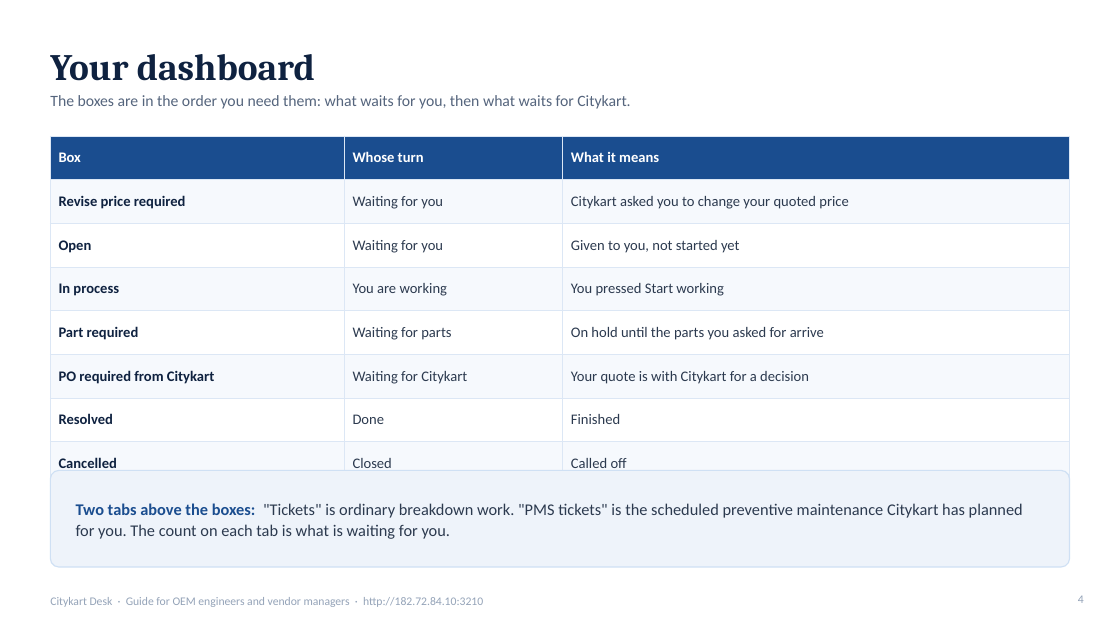
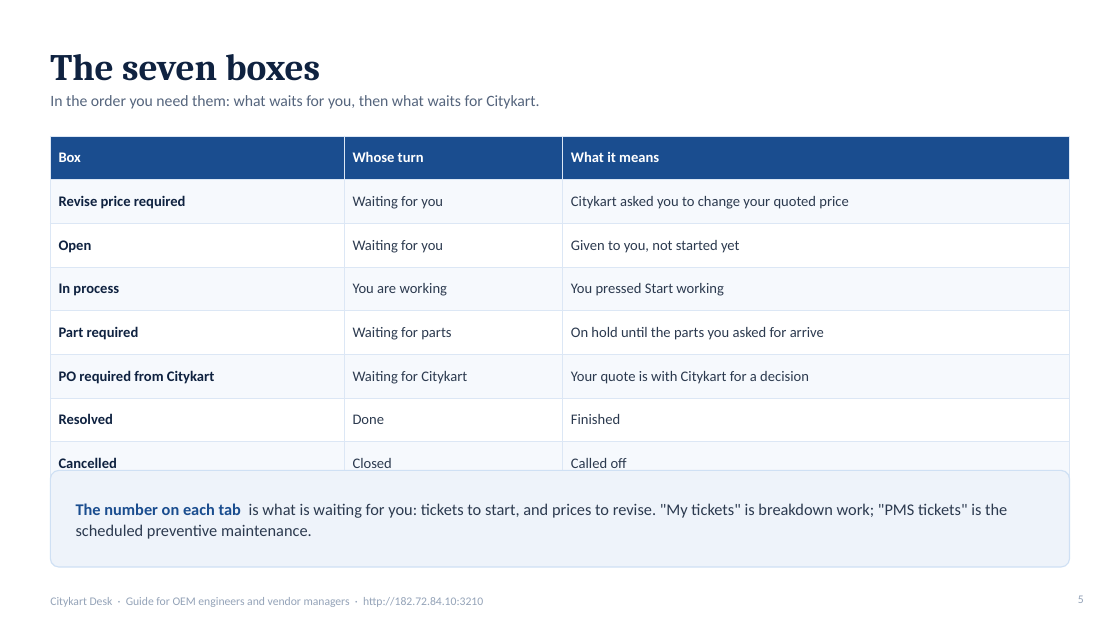
Before and after one commit to kumarsuraj84/Citykartdesk, a slide deck: slide 5 of docs/guides/CKDesk-Guide-for-Vendors.pptx (slide 4 before the commit). Drawn at 1120x630 pixels with LibreOffice and Linux fonts; fonts in the diff are those of the drawing. Boxes give left, top, right and bottom in pixels: in the first picture for what was removed or moved away, otherwise in the second. Text is boxed around its words. In the diff, an @@ line names an element or a change of style, - is before the commit and + after.

```diff
--- a/docs/guides/CKDesk-Guide-for-Vendors.pptx
+++ b/docs/guides/CKDesk-Guide-for-Vendors.pptx
@@ title at (x1=50, y1=54, x2=320, y2=81): text changed @@
-Your dashboard
+The seven boxes
@@ text at (x1=50, y1=95, x2=539, y2=109): text changed @@
-The boxes are in the order you need them: what waits for you, then what waits for Citykart.
+In the order you need them: what waits for you, then what waits for Citykart.
@@ text at (x1=76, y1=503, x2=1007, y2=539): text changed @@
-Two tabs above the boxes: "Tickets" is ordinary breakdown work. "PMS tickets" is the scheduled preventive maintenance Citykart has planned for you. The count on each tab is what is waiting for you.
+The number on each tab is what is waiting for you: tickets to start, and prices to revise. "My tickets" is breakdown work; "PMS tickets" is the scheduled preventive maintenance.
@@ page number at (x1=1078, y1=595, x2=1084, y2=603): text changed @@
-4
+5
```
Also in this commit, not shown: 5 other slides changed, 8 slides added, 2 slides removed, 2 other files.
